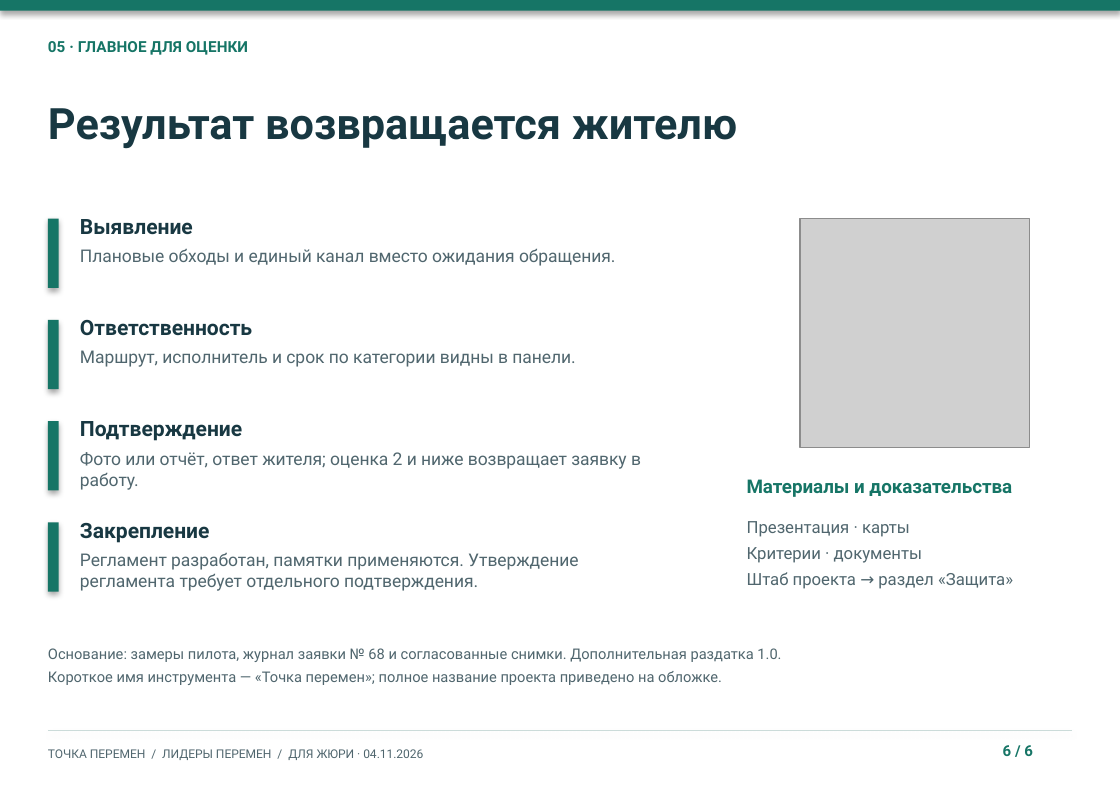
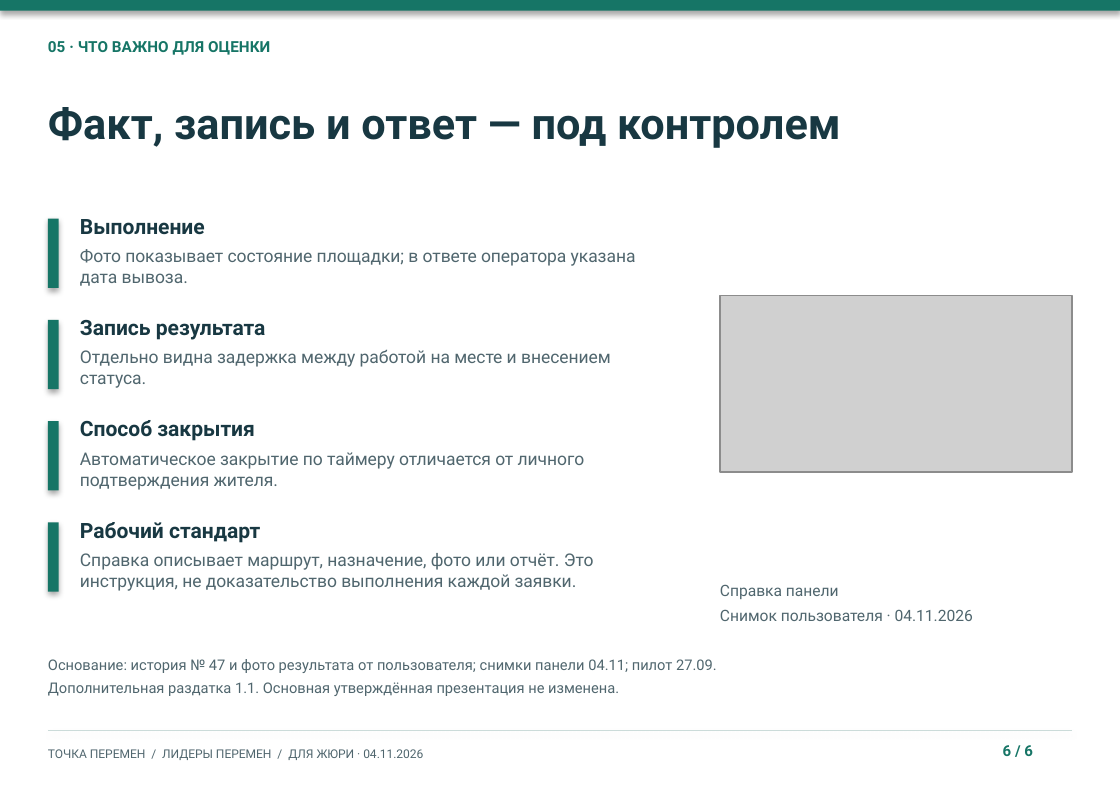
Before and after one commit to NiceGenn/Team-28-progress, a slide deck: slide 6 of файлы/mini-prezentaciya-dlya-zhyuri.pptx. Drawn at 1120x789 pixels with LibreOffice and Linux fonts; fonts in the diff are those of the drawing; grey boxes stand for pictures. Boxes give left, top, right and bottom in pixels: in the first picture for what was removed or moved away, otherwise in the second. Text is boxed around its words. In the diff, an @@ line names an element or a change of style, - is before the commit and + after.

Commit message:
Штаб 5.20: снимки панели и история №47 в раздатке без QR

```diff
--- a/файлы/mini-prezentaciya-dlya-zhyuri.pptx
+++ b/файлы/mini-prezentaciya-dlya-zhyuri.pptx
@@ text at <box>48,41,270,55</box>: text changed @@
-05 · ГЛАВНОЕ ДЛЯ ОЦЕНКИ
+05 · ЧТО ВАЖНО ДЛЯ ОЦЕНКИ
@@ text at <box>48,107,840,148</box>: text changed @@
-Результат возвращается жителю
+Факт, запись и ответ — под контролем
@@ text at <box>80,219,205,235</box>: text changed @@
-Выявление
+Выполнение
@@ text at <box>80,249,636,286</box>: text changed @@
-Плановые обходы и единый канал вместо ожидания обращения.
+Фото показывает состояние площадки; в ответе оператора указана дата вывоза.
@@ picture: place and size @@
-picture at <box>800,218,1029,447</box>
+picture at <box>719,295,1071,471</box>
@@ text at <box>80,320,266,340</box>: text changed @@
-Ответственность
+Запись результата
@@ text at <box>80,349,611,388</box>: text changed @@
-Маршрут, исполнитель и срок по категории видны в панели.
+Отдельно видна задержка между работой на месте и внесением статуса.
@@ text at <box>80,420,254,441</box>: text changed @@
-Подтверждение
+Способ закрытия
@@ text at <box>80,452,585,490</box>: text changed @@
-Фото или отчёт, ответ жителя; оценка 2 и ниже возвращает заявку в работу.
+Автоматическое закрытие по таймеру отличается от личного подтверждения жителя.
@@ text at <box>80,522,260,543</box>: text changed @@
-Закрепление
+Рабочий стандарт
@@ text removed at <box>747,521,1013,589</box> @@
-Презентация · карты
-Критерии · документы
-Штаб проекта → раздел «Защита»
@@ text at <box>80,553,594,591</box>: text changed @@
-Регламент разработан, памятки применяются. Утверждение регламента требует отдельного подтверждения.
+Справка описывает маршрут, назначение, фото или отчёт. Это инструкция, не доказательство выполнения каждой заявки.
@@ text at <box>720,584,973,621</box>: text changed; size 10 to 8.3 pt; text colour #167566 to #50666E; bold off @@
-Материалы и доказательства
+Справка панели
+Снимок пользователя · 04.11.2026
@@ text at <box>48,659,717,696</box>: text changed @@
-Основание: замеры пилота, журнал заявки № 68 и согласованные снимки. Дополнительная раздатка 1.0.
-Короткое имя инструмента — «Точка перемен»; полное название проекта приведено на обложке.
+Основание: история № 47 и фото результата от пользователя; снимки панели 04.11; пилот 27.09.
+Дополнительная раздатка 1.1. Основная утверждённая презентация не изменена.
```
Also in this commit, not shown: 2 other slides changed, 1 slide added, 1 slide removed, 4 other files.
